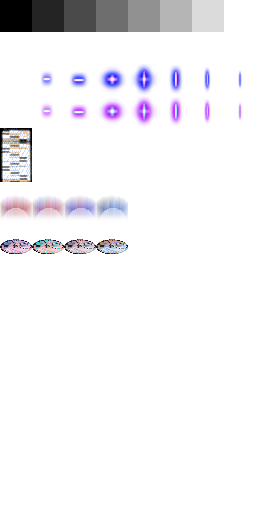
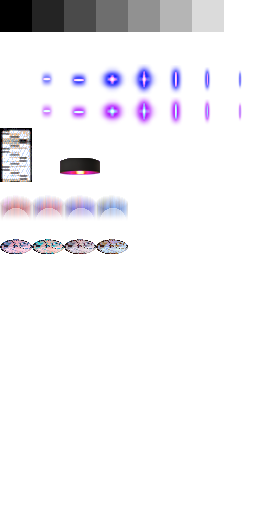
Comparing the layer stacks of the two 256px x 512px images. Changes:
painted on "BeamPlatform" over <box>60,157,100,175</box>
added layer "Paint Layer 2(pasted)" (1st of 2) above "Paint Layer 2(pasted)" over <box>60,157,100,175</box>
